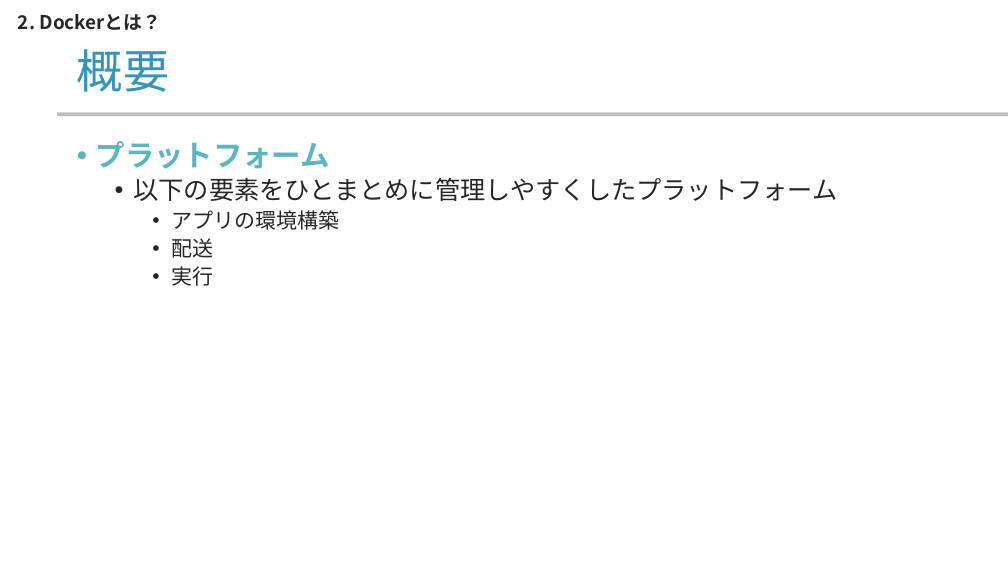
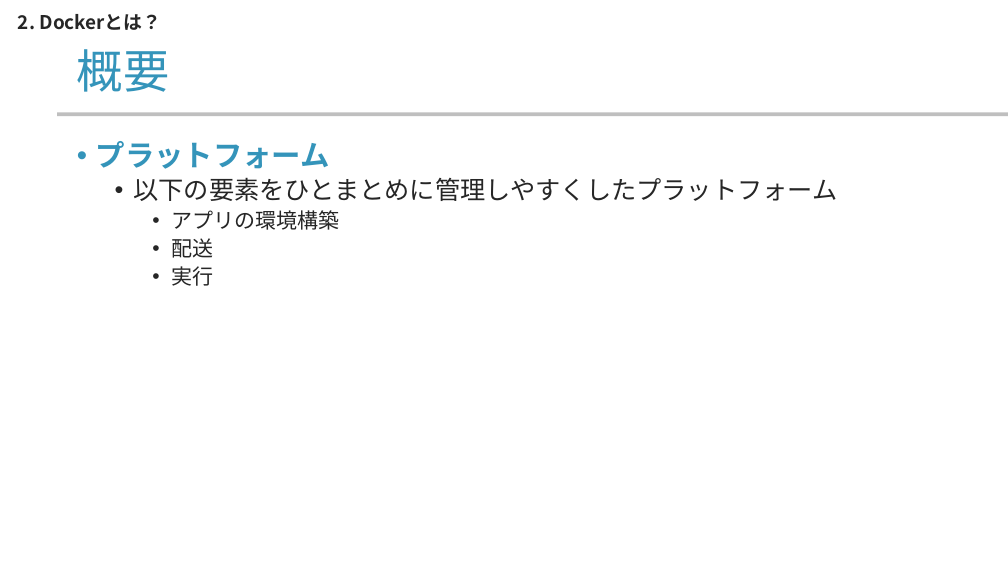
Before and after one commit to yamada-ai/java-prac, a slide deck: slide 6 of docker-container.pptx. Drawn at 1008x567 pixels with LibreOffice and Linux fonts; fonts in the diff are those of the drawing; background and template pictures are left out. Boxes give left, top, right and bottom in pixels: in the first picture for what was removed or moved away, otherwise in the second. Text is boxed around its words. In the diff, an @@ line names an element or a change of style, - is before the commit and + after.

```diff
--- a/docker-container.pptx
+++ b/docker-container.pptx
@@ text at box(96, 141, 330, 169): text colour #58B6C0 to #3494BA in "プラットフォーム" @@
```
Also in this commit, not shown: 3 other slides changed, 3 slides added.
